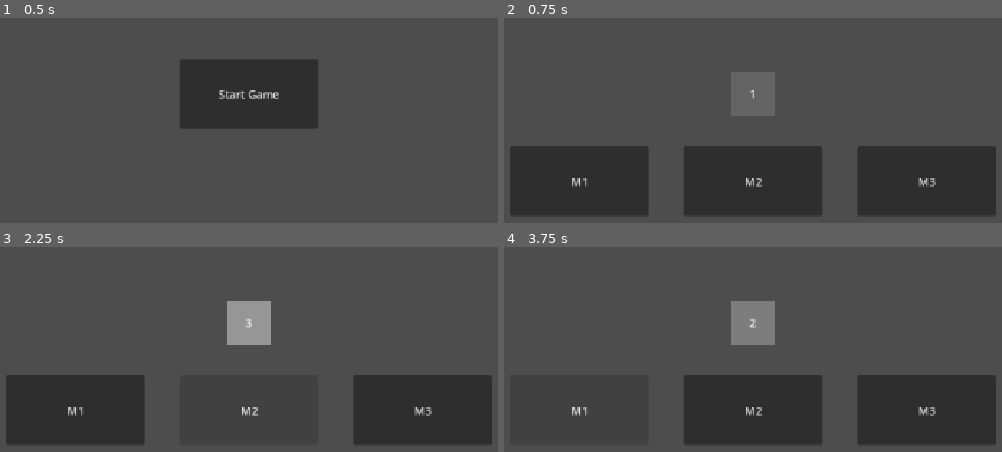
Above: before the commit, frames 1-4 (two rows, left to right).
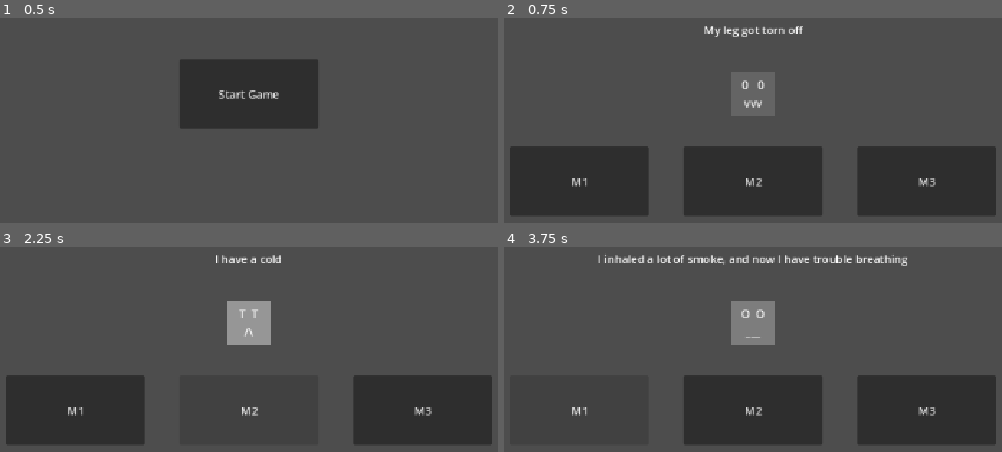
Above: after the commit, the same moments.

Repository: TPODanzig/Sint-Verona
Game: Godot game, scene res://Scenes/MainMenu.tscn
Same seed, same stepped clock (60 frames per second), same inputs: the game is played once before the commit and once after it.
Inputs:
- Up to frame 1 (0.5 s): no input
- Up to frame 2 (0.75 s): click "Start Game" at 0.5 s
- Up to frame 3 (2.25 s): click "M1" at 1.25 s; click "M2" at 2 s
- Up to frame 4 (3.75 s): click "M3" at 2.75 s; click "M1" at 3.5 s

Frame 1 is identical in both runs. In frame 2, 0.6% of the frame differs, in the area x 40-61%, y 3-44%; in frame 3, 0.4%; in frame 4, 1.3%, in the area x 18-81%, y 3-45%.
Error before the commit: Invalid access to property or key 'clicks' on a base object of type 'Nil'. (res://Scripts/Managers/gamemanager.gd:52)
Error after the commit: Invalid access to property or key 'clicks' on a base object of type 'Nil'. (res://Scripts/Managers/gamemanager.gd:59)

Commit message:
Added Dialogue, feedback and other user-side niceties

Diff:
--- a/sint-verona(Godot)/Prefabs/circ.tscn
+++ b/sint-verona(Godot)/Prefabs/circ.tscn
@@ -14,6 +14,7 @@
 layout_mode = 0
 offset_right = 64.0
 offset_bottom = 64.0
-text = "Circ"
+text = "0   0
+vvv"
 horizontal_alignment = 1
 vertical_alignment = 1
--- a/sint-verona(Godot)/Prefabs/sqar.tscn
+++ b/sint-verona(Godot)/Prefabs/sqar.tscn
@@ -14,6 +14,7 @@
 layout_mode = 0
 offset_right = 64.0
 offset_bottom = 64.0
-text = "Sqar"
+text = "O  O
+___"
 horizontal_alignment = 1
 vertical_alignment = 1
--- a/sint-verona(Godot)/Prefabs/tri.tscn
+++ b/sint-verona(Godot)/Prefabs/tri.tscn
@@ -14,6 +14,7 @@
 layout_mode = 0
 offset_right = 64.0
 offset_bottom = 64.0
-text = "Tri"
+text = "T  T
+/\\"
 horizontal_alignment = 1
 vertical_alignment = 1
--- a/sint-verona(Godot)/Scenes/Main.tscn
+++ b/sint-verona(Godot)/Scenes/Main.tscn
@@ -51,6 +51,13 @@
 [node name="CorrectSound" type="AudioStreamPlayer2D" parent="Gamemanager" unique_id=832456653]
 stream = ExtResource("5_vy5pj")
 
+[node name="Label" type="Label" parent="Gamemanager" unique_id=1632636207]
+offset_top = 132.0
+offset_right = 1152.0
+offset_bottom = 331.0
+horizontal_alignment = 1
+vertical_alignment = 1
+
 [connection signal="pressed" from="PlayerInteraction/M1" to="NPC Spawner" method="_on_button_pressed"]
 [connection signal="pressed" from="PlayerInteraction/M1" to="PlayerInteraction/M1" method="_on_pressed"]
 [connection signal="pressed" from="PlayerInteraction/M2" to="PlayerInteraction/M2" method="_on_pressed"]
--- a/sint-verona(Godot)/Scripts/Managers/gamemanager.gd
+++ b/sint-verona(Godot)/Scripts/Managers/gamemanager.gd
@@ -15,9 +15,12 @@
 static var CorrectChoices: int = 0
 static var EndGame: bool = false
 
+static var NPCDialogue
+
 func _ready() -> void:
 	WrongChoiceSound = get_child(0)
 	CorrectChoiceSound = get_child(1)
+	NPCDialogue = get_child(2)
 
 	if FileAccess.file_exists(save_path):
 		var f = FileAccess.open(save_path, FileAccess.READ)
@@ -32,6 +35,10 @@
 func _process(delta: float) -> void:
 	if (TreatedNPCs > 4):
 		EndGame = true
+
+	if (currentNPC == null):
+		NPCDialogue.text = ""
+
 
 
 	if (UploadData == true):
--- a/sint-verona(Godot)/Scripts/NPC/NPCScript.gd
+++ b/sint-verona(Godot)/Scripts/NPC/NPCScript.gd
@@ -2,6 +2,8 @@
 extends Node2D
 
 var ThisNPCRating
+
+var grievance
 
 func _ready() -> void:
 	global_position = get_viewport_rect().size / 2. - Vector2(32, 32)
@@ -9,8 +11,15 @@
 
 func _process(delta: float) -> void:
 	if ThisNPCRating != GameManager.ActiveNPCRating:
+
+		grievance = {
+			(GameManager.ActiveNPCRating == 1): "My leg got torn off",
+			(GameManager.ActiveNPCRating == 2): "I inhaled a lot of smoke, and now I have trouble breathing",
+			(GameManager.ActiveNPCRating == 3): "I have a cold"
+		}[true]
+
 		ThisNPCRating = GameManager.ActiveNPCRating
 		_textChange()
 
 func _textChange():
-	get_child(0).get_child(0).text = str(ThisNPCRating)
+	GameManager.NPCDialogue.text = grievance
--- a/sint-verona(Godot)/Scripts/NPC/npc_spawner.gd
+++ b/sint-verona(Godot)/Scripts/NPC/npc_spawner.gd
@@ -14,6 +14,8 @@
 	3
 ]
 
+var result
+
 func _ready() -> void:
 	WinText = get_child(0)
 	WinText.size = get_viewport_rect().size
@@ -24,7 +26,14 @@
 		_spawnNPC()
 
 	if GameManager.EndGame == true :
-		WinText.text = "You got " + str(GameManager.CorrectChoices) + "/5 choices correct!!!"
+		result = {
+			(GameManager.CorrectChoices == 0): "come on, you can do better!",
+			(GameManager.CorrectChoices > 0 && GameManager.CorrectChoices < 3): "certainly room for improvement!",
+			(GameManager.CorrectChoices > 2 && GameManager.CorrectChoices < 5): "good job!",
+			(GameManager.CorrectChoices == 5): "perfect!!!"
+		}[true]
+
+		WinText.text = "You got " + str(GameManager.CorrectChoices) + "/5 choices correct, " + result
 
 
 func _spawnNPC() -> void:
